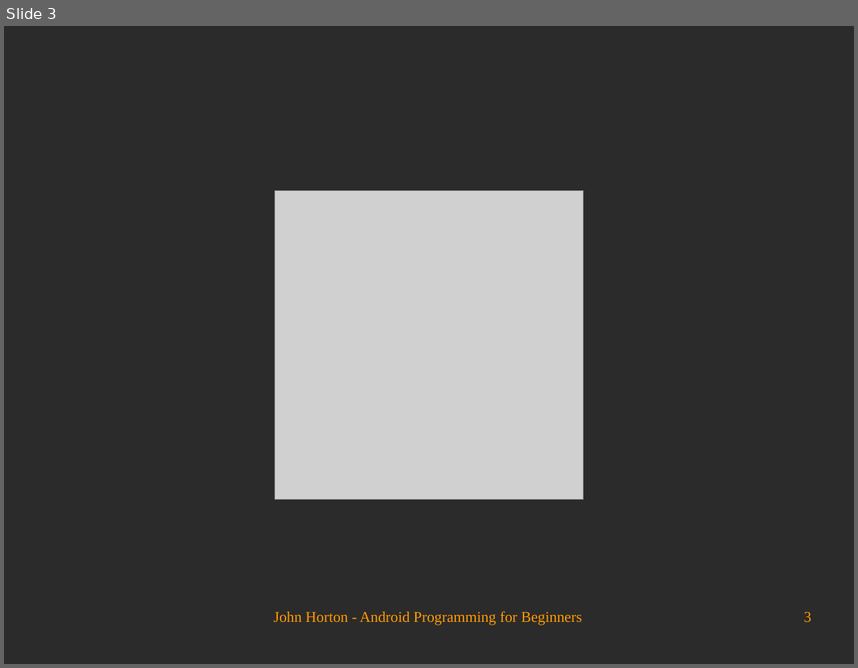
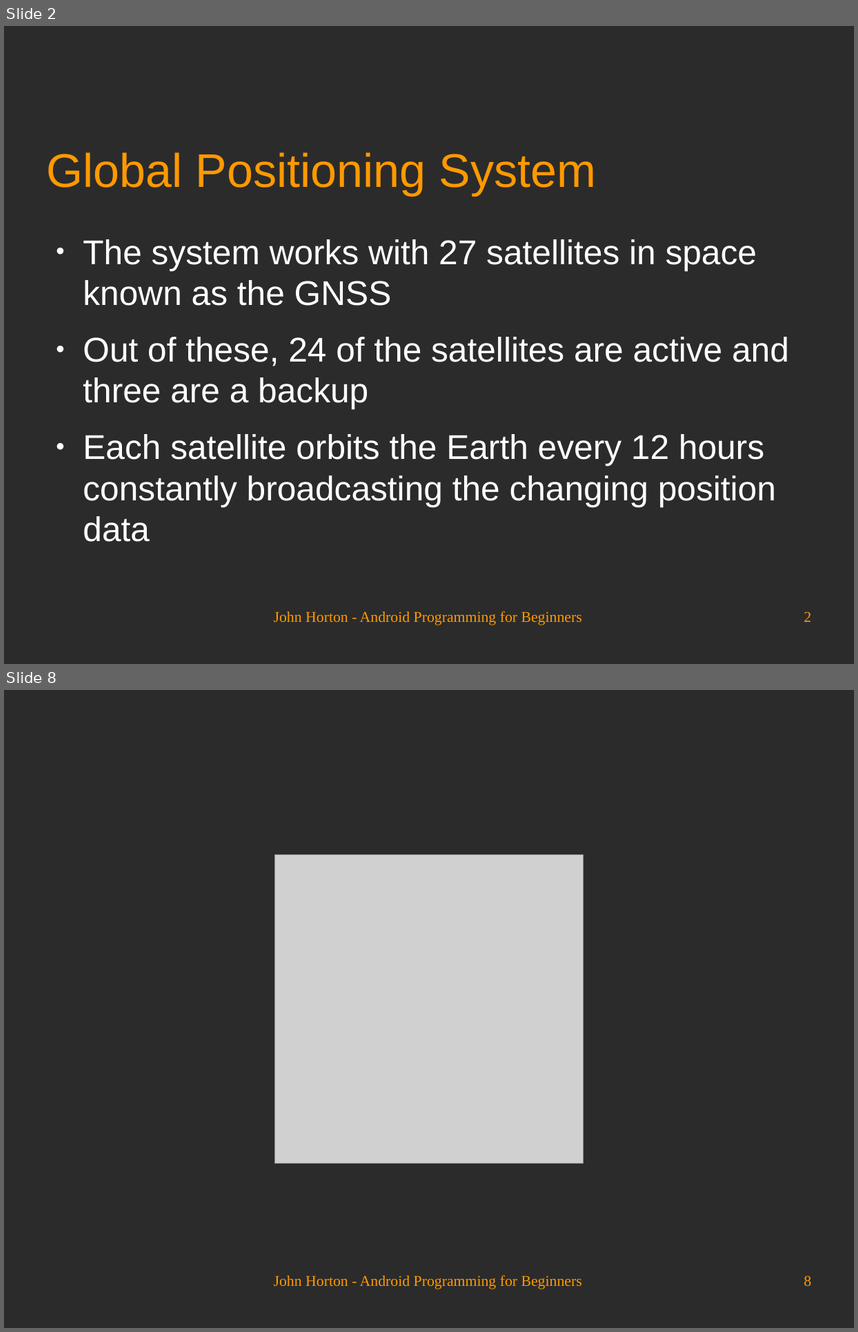
Before and after one commit to Academy-Soft-Intellect/Android-Programming-for-Beginners, a slide deck: 25_Integrating_Google_Maps_and_GPS_Locations.odp. Shown one above the other, each under a label of ours: slide 3 before the commit, slides 2 and 8 after it; the slides between them are not shown. The pictures are 858x668 and 858x1332 pixels, drawn with LibreOffice and Linux fonts; fonts in the diff are those of the drawing; grey boxes stand for pictures; background and template pictures are left out; a plain dark background stands for a picture behind light text. Boxes give left, top, right and bottom in pixels: in the first picture for what was removed or moved away, otherwise in the second. Text is boxed around its words. In the diff, an @@ line names an element or a change of style, - is before the commit and + after.

```diff
--- a/25_Integrating_Google_Maps_and_GPS_Locations.odp
+++ b/25_Integrating_Google_Maps_and_GPS_Locations.odp
@@ slide 2 added at <box>4,26,854,664</box>, background picture (left out) @@
@@ title added at <box>47,152,597,196</box>, 44 pt, text #FF9900 @@
+Global Positioning System
@@ text added at <box>83,239,789,541</box>, 32 pt, text #FFFFFF @@
+● The system works with 27 satellites in space known as the GNSS
+● Out of these, 24 of the satellites are active and three are a backup
+● Each satellite orbits the Earth every 12 hours constantly broadcasting the changing position data
@@ text added at <box>274,610,582,625</box>, 14 pt, text #FF9900 @@
+John Horton - Android Programming for Beginners
@@ page number added at <box>804,611,811,621</box>, 14 pt, text #FF9900 @@
+2
@@ what was slide 3 is now slide 8 @@
@@ page number at <box>804,1275,811,1286</box>: text changed @@
-3
+8
```
Also in this commit, not shown: 2 slides changed, 4 other slides added.
